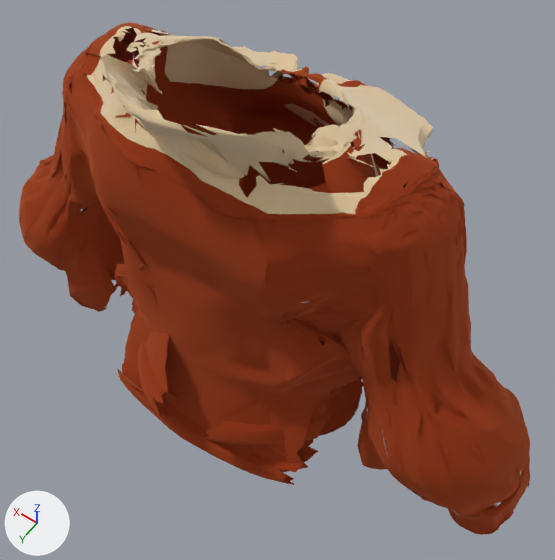
The glTF model pipeline/out/clean/top_f_fallblouse2.glb, before and after one commit.
Rendered twice from a camera (50 mm lens) standing at (-0.363, 0.51, 1.812) and looking at (-0.026, 0.038, 1.07). Every picture has the same lights, and +X, +Y and +Z are marked at lower left. The first picture is the older version. Vertices at exactly the same position are counted once.

Objects in the first picture: 'top_f_fallblouse2'.
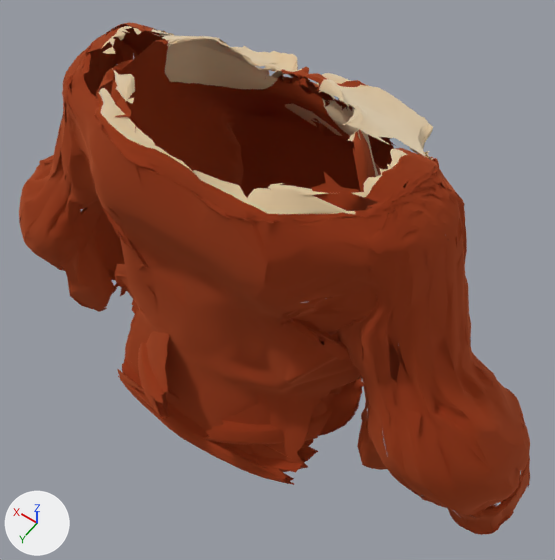
Location of each change, [x1, y1, x2, y2] in pixels of the pictures (555 x 560 px):
part 1 of me_mesh_0, cut back: before [83, 24, 393, 211]; after [83, 31, 390, 210]

Diff of the bpy script that builds the scene:
```diff
--- a/pipeline/out/clean/top_f_fallblouse2.glb.py
+++ b/pipeline/out/clean/top_f_fallblouse2.glb.py
@@ me_mesh_0 @@
 # used by ob_top_f_fallblouse2; location = (0.0, 0.0, 0.0)
-me_mesh_0.from_pydata(...)  # 24635 vertices, 43862 faces; spans x -0.392..0.415, y -0.209..0.223, z 0.825..1.39
+me_mesh_0.from_pydata(...)  # 23990 vertices, 42700 faces; spans x -0.392..0.415, y -0.209..0.223, z 0.825..1.337
+# me_mesh_0 part 1: 8 vertices moved from x -0.1..0.189, y 0.016..0.085, z 1.309..1.335 to x -0.104..0.189, y 0.015..0.085, z 1.309..1.333; 799 vertices removed from x -0.15..0.201, y 0.007..0.164, z 1.301..1.39; 154 vertices added at x -0.132..0.162, y -0.002..0.132, z 1.302..1.333
 me_mesh_0.materials.append(mat_cloth)
```
